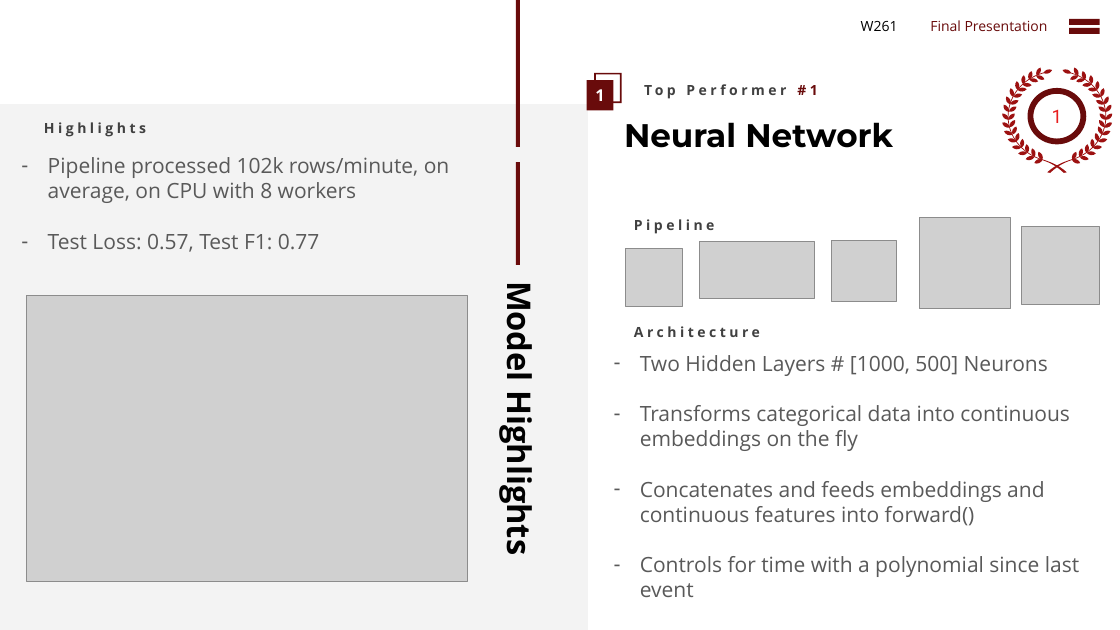
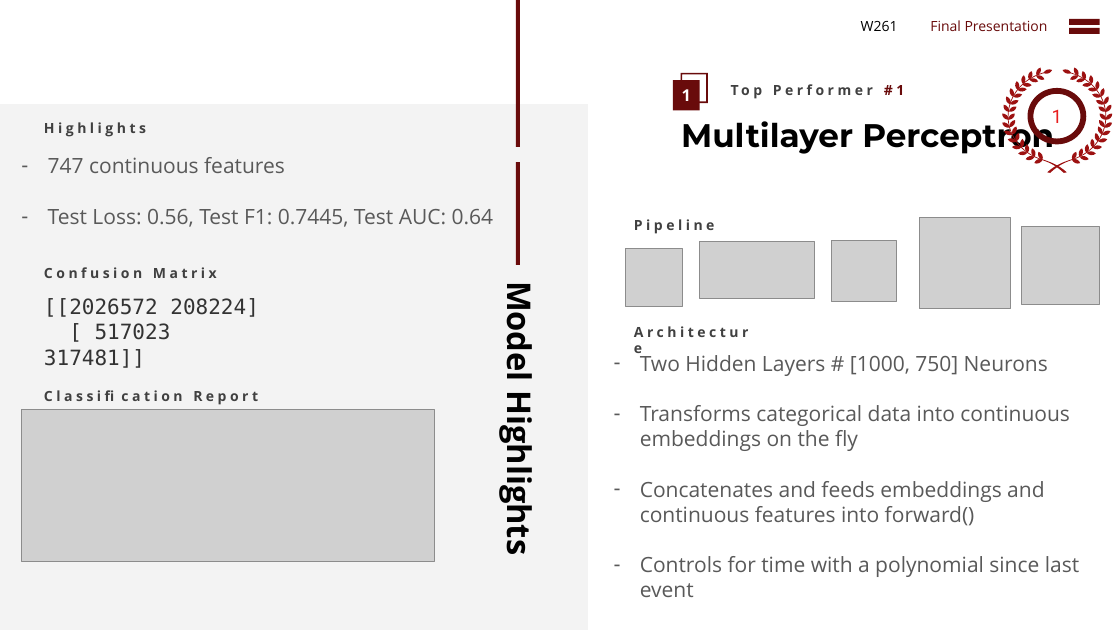
Before and after one commit to cbenge509/flightsontime, a slide deck: slide 26 of presentation/Delayed Flights Prediction - Final.pptx (slide 33 before the commit). Drawn at 1120x630 pixels with LibreOffice and Linux fonts; fonts in the diff are those of the drawing; grey boxes stand for pictures. Boxes give left, top, right and bottom in pixels: in the first picture for what was removed or moved away, otherwise in the second. Text is boxed around its words. In the diff, an @@ line names an element or a change of style, - is before the commit and + after.

```diff
--- a/presentation/Delayed Flights Prediction - Final.pptx
+++ b/presentation/Delayed Flights Prediction - Final.pptx
@@ 1 rectangle, 1 text, 1 frame moved together from (x1=586, y1=73, x2=818, y2=111) to (x1=673, y1=73, x2=904, y2=111) @@
@@ text at (x1=681, y1=116, x2=1054, y2=156): text changed @@
-Neural Network
+Multilayer Perceptron
@@ text at (x1=48, y1=157, x2=494, y2=227): text changed @@
-– Pipeline processed 102k rows/minute, on average, on CPU with 8 workers
-– Test Loss: 0.57, Test F1: 0.77
+– 747 continuous features
+– Test Loss: 0.56, Test F1: 0.7445, Test AUC: 0.64
@@ text added at (x1=44, y1=267, x2=217, y2=278), 12 pt, text #404040, bold @@
+Confusion Matrix
@@ picture removed at (x1=26, y1=296, x2=468, y2=581) @@
@@ text added at (x1=44, y1=298, x2=258, y2=368), 18 pt, text #333333 @@
+[[2026572 208224] [ 517023 317481]]
@@ text "Architecture" rewrapped from (x1=634, y1=326, x2=760, y2=337) to (x1=626, y1=319, x2=767, y2=344) @@
@@ text at (x1=640, y1=351, x2=1048, y2=376): text changed @@
-– Two Hidden Layers # [1000, 500] Neurons
+– Two Hidden Layers # [1000, 750] Neurons
@@ text added at (x1=36, y1=384, x2=274, y2=409), 12 pt, text #404040, bold @@
+Classification Report
@@ picture added at (x1=22, y1=409, x2=434, y2=561) @@
```
Also in this commit, not shown: 4 other slides changed, 3 slides removed, 1 other file.
